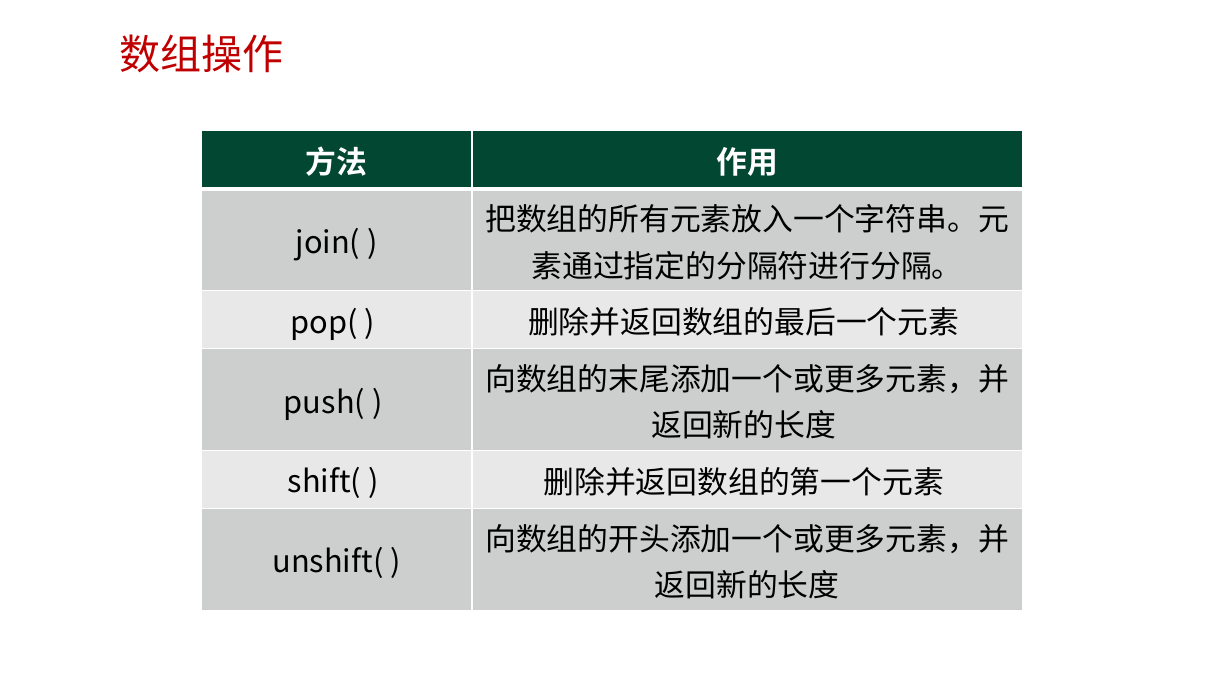
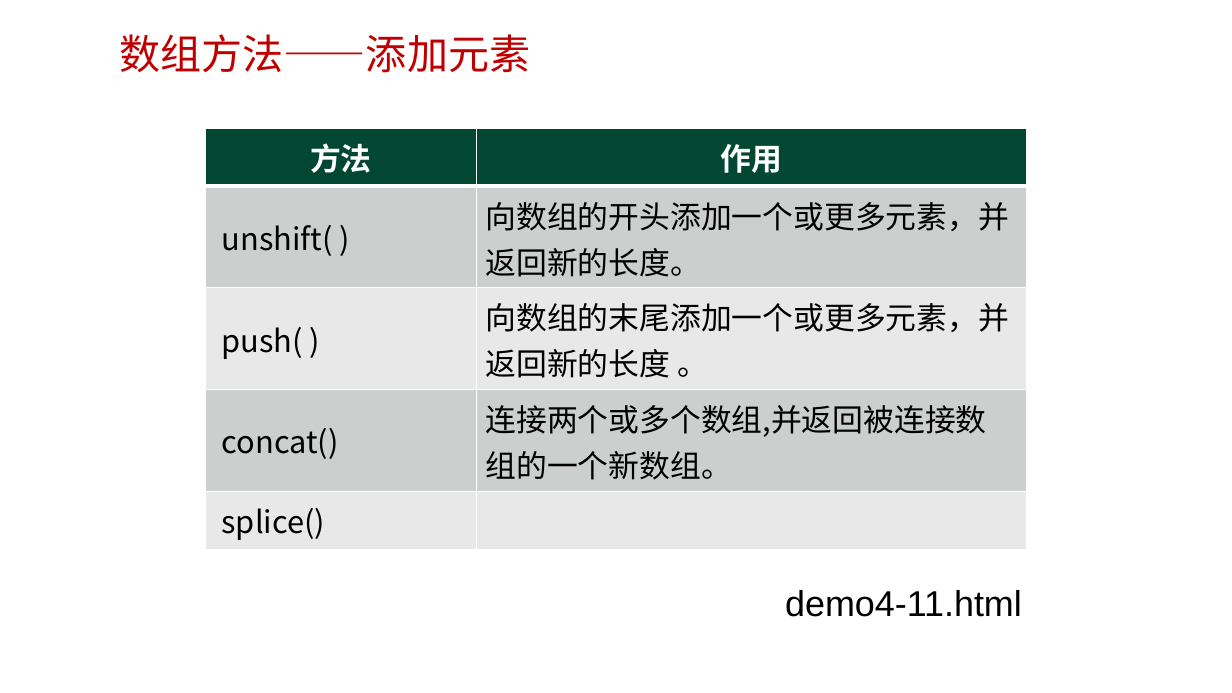
Before and after one commit to edu2act/course-web2, a slide deck: slide 26 of materials/slides/第四章 字符串和数组.pptx (slide 16 before the commit). Drawn at 1232x693 pixels with LibreOffice and Linux fonts; fonts in the diff are those of the drawing; background and template pictures are left out. Boxes give left, top, right and bottom in pixels: in the first picture for what was removed or moved away, otherwise in the second. Text is boxed around its words. In the diff, an @@ line names an element or a change of style, - is before the commit and + after.

```diff
--- a/materials/slides/第四章 字符串和数组.pptx
+++ b/materials/slides/第四章 字符串和数组.pptx
@@ text at [119,34,530,73]: text changed @@
-数组操作
+数组方法——添加元素
@@ table at [205,128,1027,550] @@
-row 2: join( ) | 把数组的所有元素放入一个字符串。元素通过指定的分隔符进行分隔。
-row 3: pop( ) | 删除并返回数组的最后一个元素
-row 4: push( ) | 向数组的末尾添加一个或更多元素，并 返回新的长度
-row 5: shift( ) | 删除并返回数组的第一个元素
-row 6: unshift( ) | 向数组的开头添加一个或更多元素，并返回新的长度
+row 2: unshift( ) | 向数组的开头添加一个或更多元素，并返回新的长度。
+row 3: push( ) | 向数组的末尾添加一个或更多元素，并 返回新的长度 。
+row 4: concat() | 连接两个或多个数组,并返回被连接数组的一个新数组。
+row 5: splice() | 
@@ table: place and size @@
-table at [201,130,1023,610]
+table at [205,128,1027,550]
@@ text added at [785,590,1022,617], 28 pt, text #000000 @@
+demo4-11.html
```
Also in this commit, not shown: 15 other slides changed, 14 slides added, 4 slides removed.
